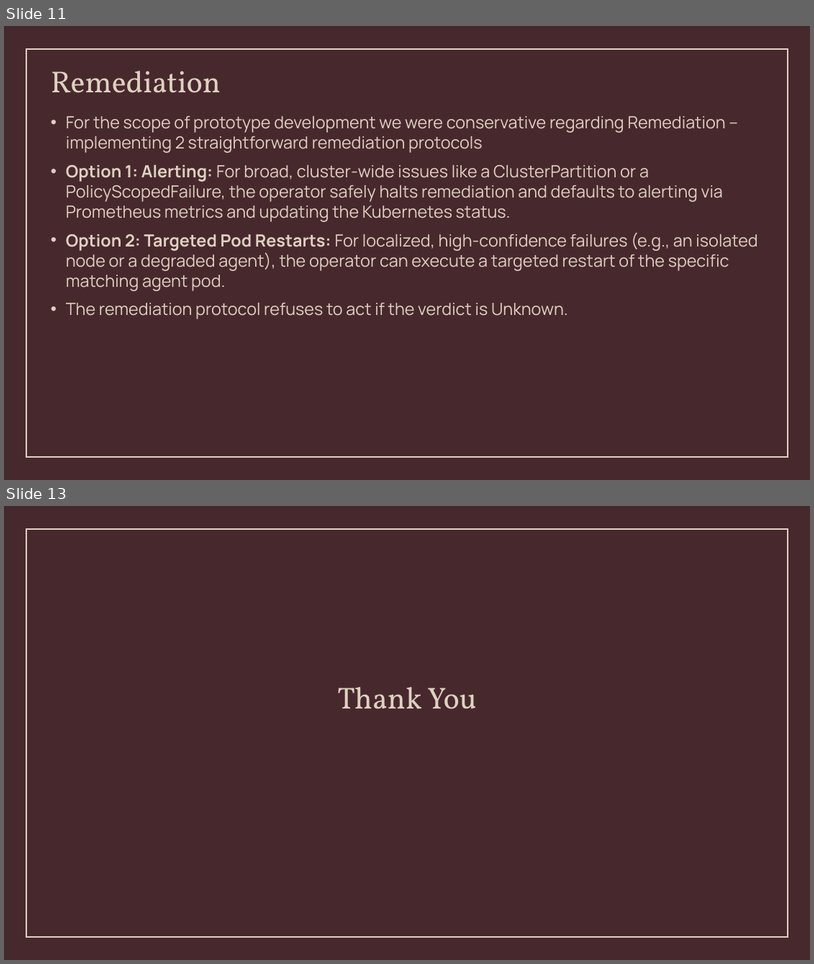
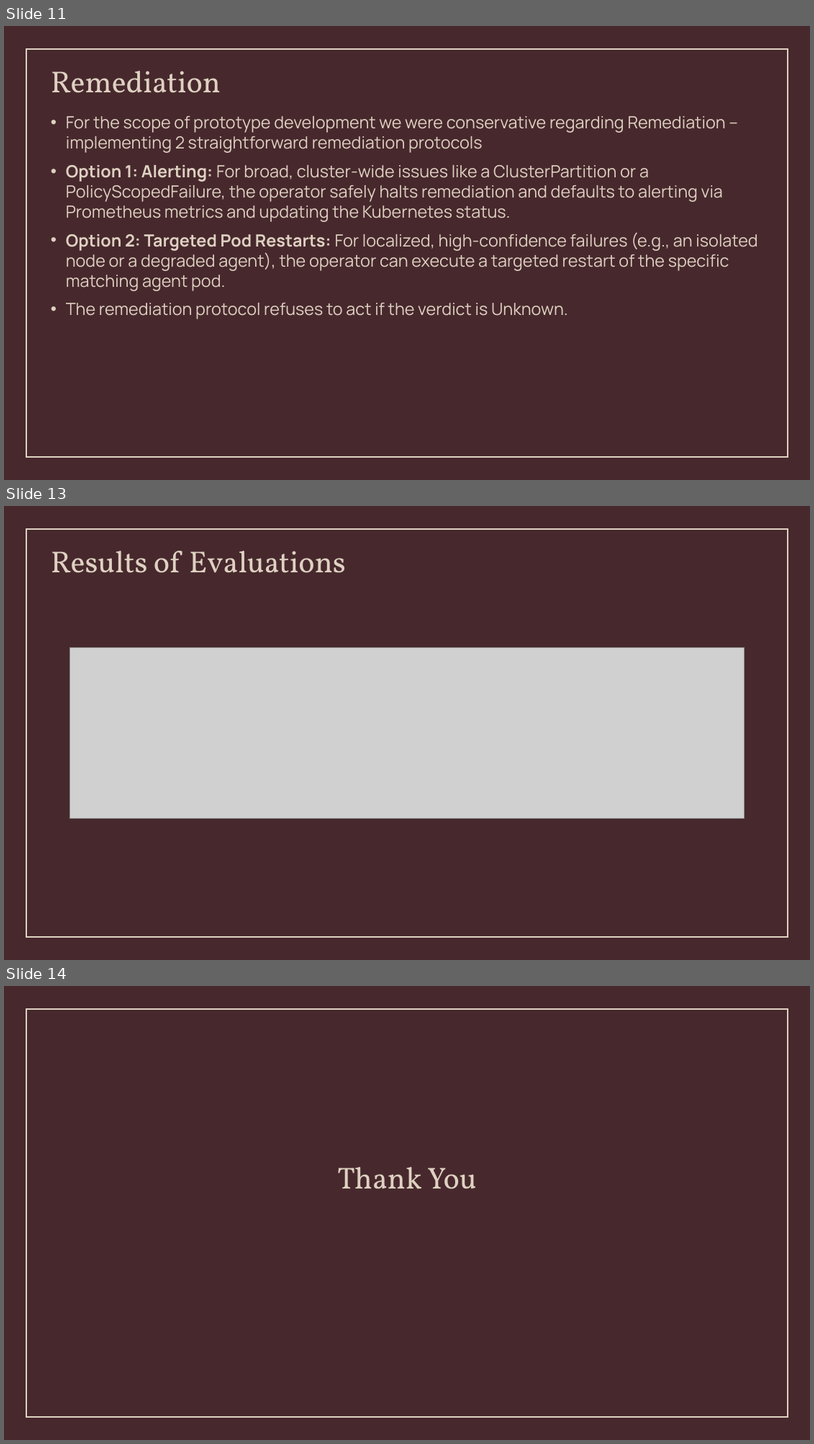
Before and after one commit to nilay-v3rma/CS331-T011-KubernetesSelfHealing, a slide deck: PPT/Extending Kubernetes Self-Healing for Networking Failure.pptx. Shown one above the other, each under a label of ours: slides 11 and 13 before the commit, slides 11, 13 and 14 after it; the slides between them are not shown. The pictures are 814x964 and 814x1444 pixels, drawn with LibreOffice and Linux fonts; fonts in the diff are those of the drawing; grey boxes stand for pictures. Boxes give left, top, right and bottom in pixels: in the first picture for what was removed or moved away, otherwise in the second. Text is boxed around its words. In the diff, an @@ line names an element or a change of style, - is before the commit and + after.

Commit message:
PPT includes Evaluation now

```diff
--- a/PPT/Extending Kubernetes Self-Healing for Networking Failure.pptx
+++ b/PPT/Extending Kubernetes Self-Healing for Networking Failure.pptx
@@ slide 13 added at [4,506,810,960], background #47292D; not listed: 1 template element that a slide beside it also shows @@
@@ title added at [51,551,346,573], 36 pt, text #DFD1C2 @@
+Results of Evaluations
@@ picture added at [70,648,745,818] @@
@@ what was slide 13 is now slide 14 @@
```
Also in this commit, not shown: 1 other slide added, 1 slide removed, 3 other files.
